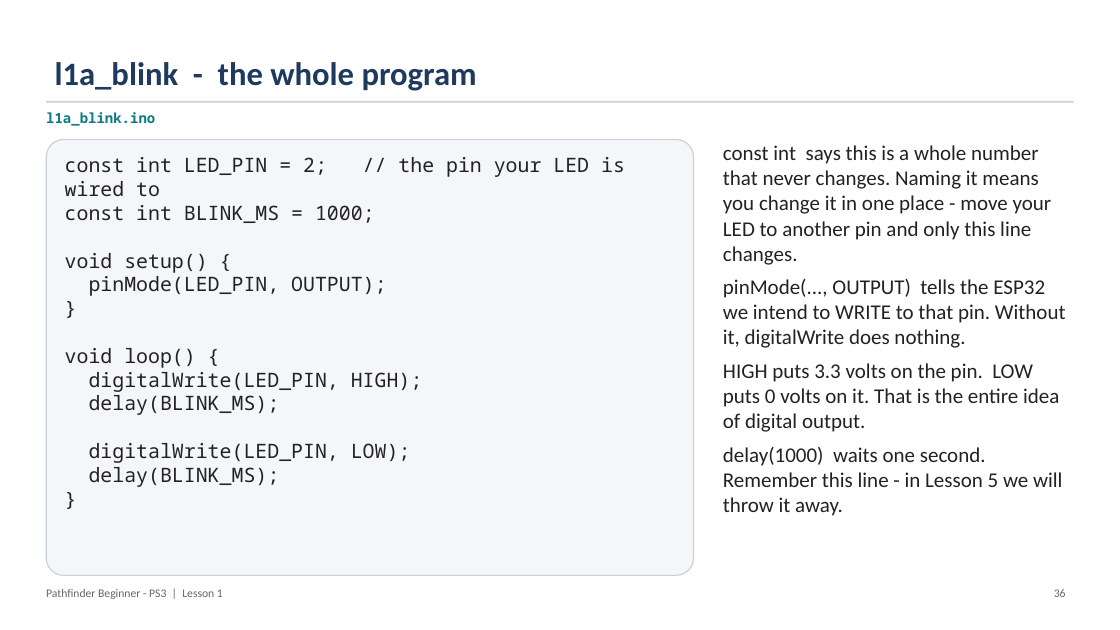
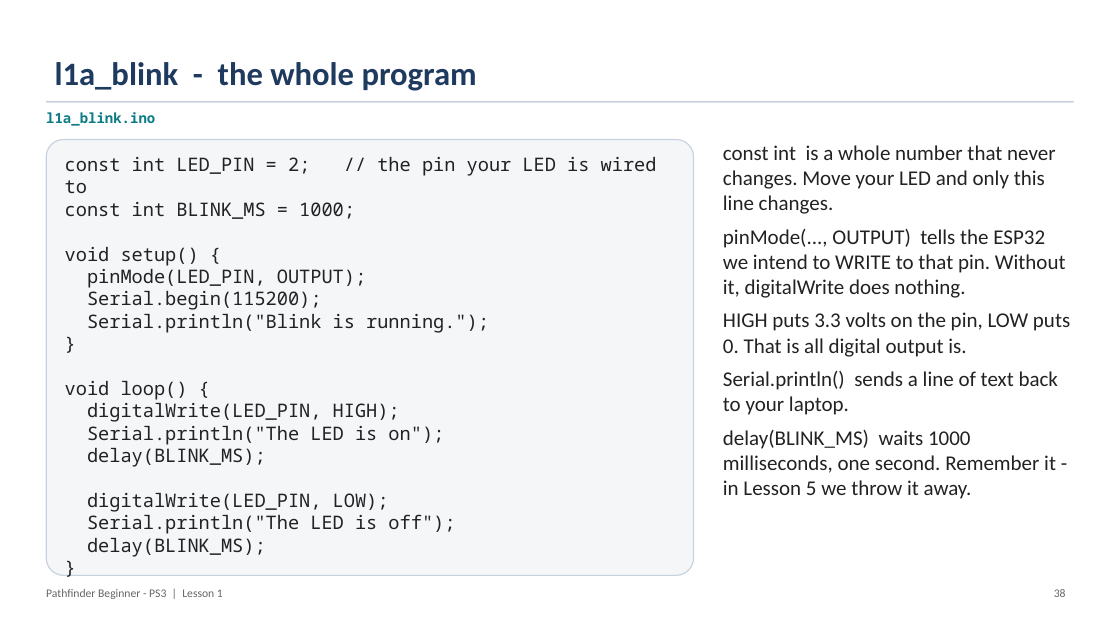
Before and after one commit to PorpoiseRobotics/porpoise-robotics, a slide deck: slide 38 of ground-vehicle/docs/courses/beginner-ps3/l1_introduction.pptx (slide 36 before the commit). Drawn at 1120x630 pixels with LibreOffice and Linux fonts; fonts in the diff are those of the drawing. Boxes give left, top, right and bottom in pixels: in the first picture for what was removed or moved away, otherwise in the second. Text is boxed around its words. In the diff, an @@ line names an element or a change of style, - is before the commit and + after.

```diff
--- a/ground-vehicle/docs/courses/beginner-ps3/l1_introduction.pptx
+++ b/ground-vehicle/docs/courses/beginner-ps3/l1_introduction.pptx
@@ text at box(723, 145, 1055, 214): text changed @@
-const int says this is a whole number that never changes. Naming it means you change it in one place - move your LED to another pin and only this line changes.
+const int is a whole number that never changes. Move your LED and only this line changes.
@@ text in rounded rectangle at box(65, 157, 657, 557): size 17 to 16 pt in "const int LED_PIN = 2; // the ...", "const int BLINK_MS = 1000;", "void setup() {", "pinMode(LED_PIN, OUTPUT);" and 7 more places @@
@@ text in rounded rectangle at box(87, 291, 489, 333): paragraphs added @@
+Serial.begin(115200);
+Serial.println("Blink is running.");
@@ text at box(723, 312, 1070, 499): text changed @@
-HIGH puts 3.3 volts on the pin. LOW puts 0 volts on it. That is the entire idea of digital output.
-delay(1000) waits one second. Remember this line - in Lesson 5 we will throw it away.
+HIGH puts 3.3 volts on the pin, LOW puts 0. That is all digital output is.
+Serial.println() sends a line of text back to your laptop.
+delay(BLINK_MS) waits 1000 milliseconds, one second. Remember it - in Lesson 5 we throw it away.
@@ text in rounded rectangle at box(87, 426, 444, 445): paragraph added @@
+Serial.println("The LED is on");
@@ text in rounded rectangle at box(87, 514, 455, 534): paragraph added @@
+Serial.println("The LED is off");
```
Also in this commit, not shown: 36 other slides changed, 1 slide added, 13 other files.
